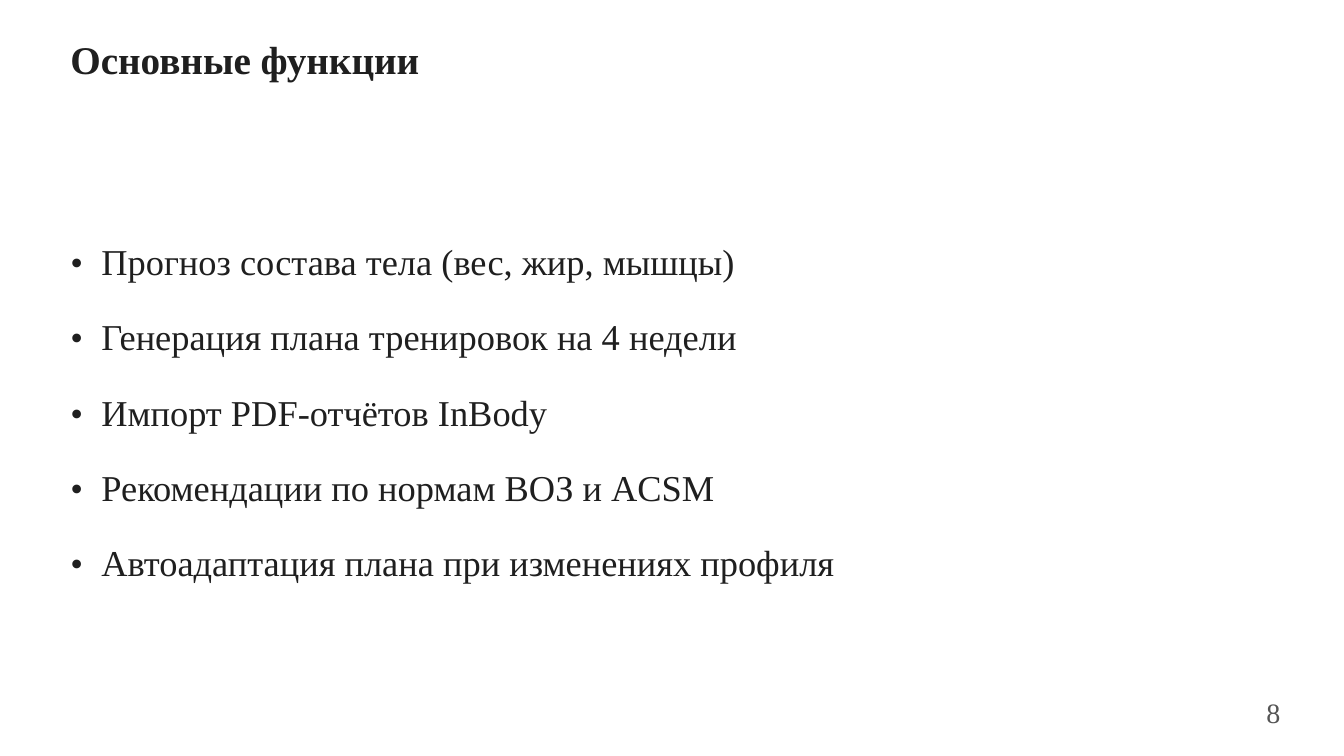
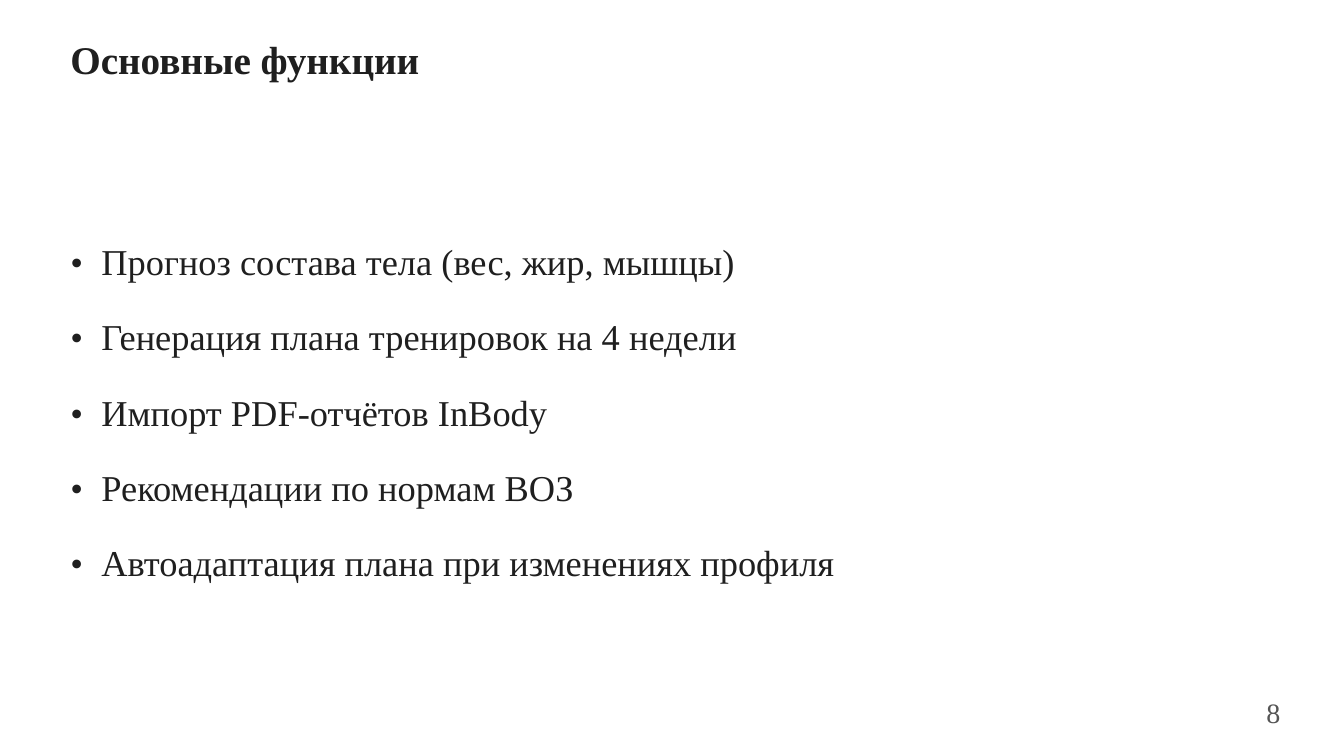
Before and after one commit to geox55/fitness-tracker, a slide deck: slide 8 of docs/thesis/presentation-maria.pptx. Drawn at 1344x756 pixels with LibreOffice and Linux fonts; fonts in the diff are those of the drawing. Boxes give left, top, right and bottom in pixels: in the first picture for what was removed or moved away, otherwise in the second. Text is boxed around its words. In the diff, an @@ line names an element or a change of style, - is before the commit and + after.

Commit message:
docs(thesis): в работах Маши оставить только ВОЗ как источник норм
Убрал упоминания ACSM из презентации, речи и диплома (слайд функций,
блок советов, буллет про процент жира, «Источники норм»). ВОЗ оставлен
как единственный авторитет норм; референтная шкала прибора InBody и
формула Mifflin–St Jeor (BMR) сохранены. Пересобраны docx/pptx Маши.

Диплом и презентация Егора не затронуты.

```diff
--- a/docs/thesis/presentation-maria.pptx
+++ b/docs/thesis/presentation-maria.pptx
@@ text at <box>101,477,574,508</box>: text changed @@
-• Рекомендации по нормам ВОЗ и ACSM
+• Рекомендации по нормам ВОЗ
```
Also in this commit, not shown: 6 other files.
